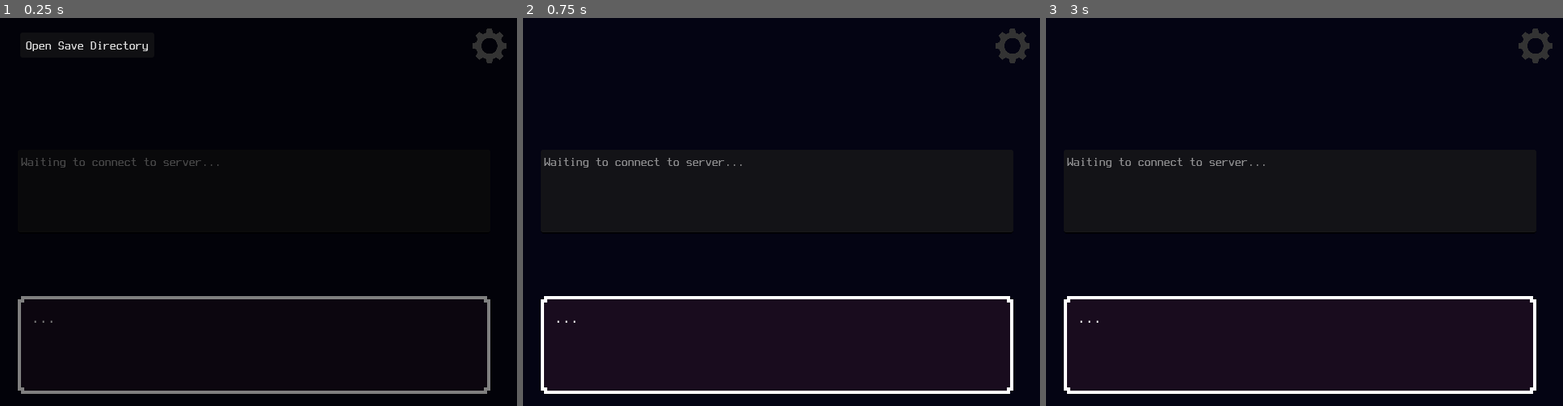
Above: before the commit, frames 1-3 (left to right).
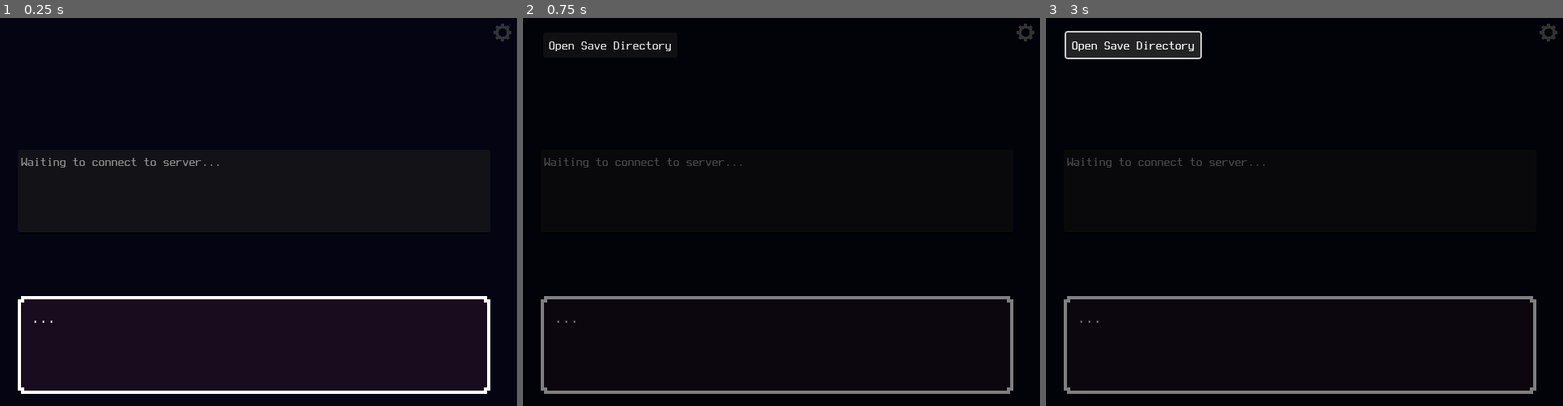
Above: after the commit, the same moments.

Repository: tchorne/NikoChat
Game: Godot game, scene res://main.tscn
Two runs of this game, one before a commit and one after it. Both use one fixed random seed, a clock stepped at 60 frames per second and the inputs below.
Inputs (mouse positions are in pixels of both pictures, inside the frame that each line leads up to; where the layout moved, square brackets give the same spot in the first picture):
- Up to frame 1 (0.25 s): no input
- Up to frame 2 (0.75 s): click (1024, 33) [1014, 45] at 0.5 s
- Up to frame 3 (3 s): click (1547, 33) [1537, 45] at 1.25 s; click (1547, 33) [1537, 45] at 2 s; click (1133, 45) at 2.75 s, where only the run after the commit has a clickable "Open Save Directory"

The runs differ from the first frame. In frame 1, 2.6% of the frame differs, in the area x 3-99%, y 1-97%; in frame 2, 2.6%; in frame 3, 4.3%.
Error before the commit: Attempt to call function 'list_dir_begin' in base 'null instance' on a null instance. (res://CharacterSprites.gd:53)
Error after the commit: Attempt to call function 'list_dir_begin' in base 'null instance' on a null instance. (res://CharacterSprites.gd:58)

Commit message:
Add Emotion Anaylsis

Diff:
--- a/NikoChat/CharacterAnimator.gd
+++ b/NikoChat/CharacterAnimator.gd
@@ -18,11 +18,15 @@
 
 var emotion: String = ""
 
+func _ready():
+	thinking.get_node("Animation").play("thinking")
+
 func update_text(text: String):
 	if text.begins_with("<"):
-		emotion = text.substr(1, text.find(">"))
+		emotion = text.substr(1, text.find(">")).rstrip(">")
 		print("Emotion Detected: " + emotion)
-		text.trim_prefix("<" + emotion + ">")
+		text = text.trim_prefix("<" + emotion + ">")
+
 	else:
 		emotion = "neutral"
 
@@ -41,11 +45,9 @@
 
 	var images = CharacterSprites.get_sprites_for_emotion(emotion)
 
-	print(images)
-
 	if images.size() >= 2:
-		#while portrait.texture == old_texture:
-		portrait.texture = images.pick_random()
+		while portrait.texture == old_texture:
+			portrait.texture = images.pick_random()
 	elif images.size() == 1:
 		portrait.texture = images[0]
 
--- a/NikoChat/CharacterSprites.gd
+++ b/NikoChat/CharacterSprites.gd
@@ -32,7 +32,12 @@
 	"enthusiasm": "fun",
 	"hate": "anger",
 	"empty": "sadness",
-
+	"fear": "worry",
+	"joy": "fun",
+	"pessimism": "worry",
+	"trust": "fun",
+	"disgust": "anger",
+	"anticipation": "fun",
 }
 
 var images: Array[Texture] = []
--- a/NikoChat/main.tscn
+++ b/NikoChat/main.tscn
@@ -59,7 +59,7 @@
 
 [node name="AudioStreamPlayer" type="AudioStreamPlayer" parent="Chat/Character"]
 stream = ExtResource("3_4t47r")
-volume_db = -4.685
+volume_db = -7.161
 pitch_scale = 1.08
 
 [node name="MessageSending" type="Control" parent="Chat"]
@@ -90,6 +90,7 @@
 script = ExtResource("4_21vyc")
 
 [node name="Settings" type="Control" parent="."]
+visible = false
 layout_mode = 3
 anchors_preset = 15
 anchor_right = 1.0
@@ -120,8 +121,8 @@
 anchors_preset = 1
 anchor_left = 1.0
 anchor_right = 1.0
-offset_left = -69.0
-offset_bottom = 69.0
+offset_left = -36.0
+offset_bottom = 36.0
 grow_horizontal = 0
 texture_normal = ExtResource("7_xbu0n")
 ignore_texture_size = true
--- a/NikoChat/nodes/text_box.tscn
+++ b/NikoChat/nodes/text_box.tscn
@@ -3,6 +3,21 @@
 [ext_resource type="Texture2D" uid="uid://b36pghh5l6g2t" path="res://assets/back.png" id="1_fegmn"]
 [ext_resource type="Texture2D" uid="uid://cu8748lkolcnv" path="res://assets/border.png" id="2_p427g"]
 [ext_resource type="FontFile" uid="uid://r80xo1dwaoqa" path="res://assets/TerminusTTF-Bold-4.49.3.ttf" id="4_yhvek"]
+
+[sub_resource type="Animation" id="Animation_lfom2"]
+length = 0.001
+tracks/0/type = "value"
+tracks/0/imported = false
+tracks/0/enabled = true
+tracks/0/path = NodePath("Thinking:text")
+tracks/0/interp = 1
+tracks/0/loop_wrap = true
+tracks/0/keys = {
+"times": PackedFloat32Array(0),
+"transitions": PackedFloat32Array(1),
+"update": 1,
+"values": ["..."]
+}
 
 [sub_resource type="Animation" id="Animation_11r6x"]
 resource_name = "thinking"
@@ -19,21 +34,6 @@
 "transitions": PackedFloat32Array(1, 1, 1, 1),
 "update": 1,
 "values": [" ", ".", "..", "..."]
-}
-
-[sub_resource type="Animation" id="Animation_lfom2"]
-length = 0.001
-tracks/0/type = "value"
-tracks/0/imported = false
-tracks/0/enabled = true
-tracks/0/path = NodePath("Thinking:text")
-tracks/0/interp = 1
-tracks/0/loop_wrap = true
-tracks/0/keys = {
-"times": PackedFloat32Array(0),
-"transitions": PackedFloat32Array(1),
-"update": 1,
-"values": ["..."]
 }
 
 [sub_resource type="AnimationLibrary" id="AnimationLibrary_l7jy0"]
Not shown, added: NikoChat/export_presets.cfg
Not shown, changed: python/server.py
